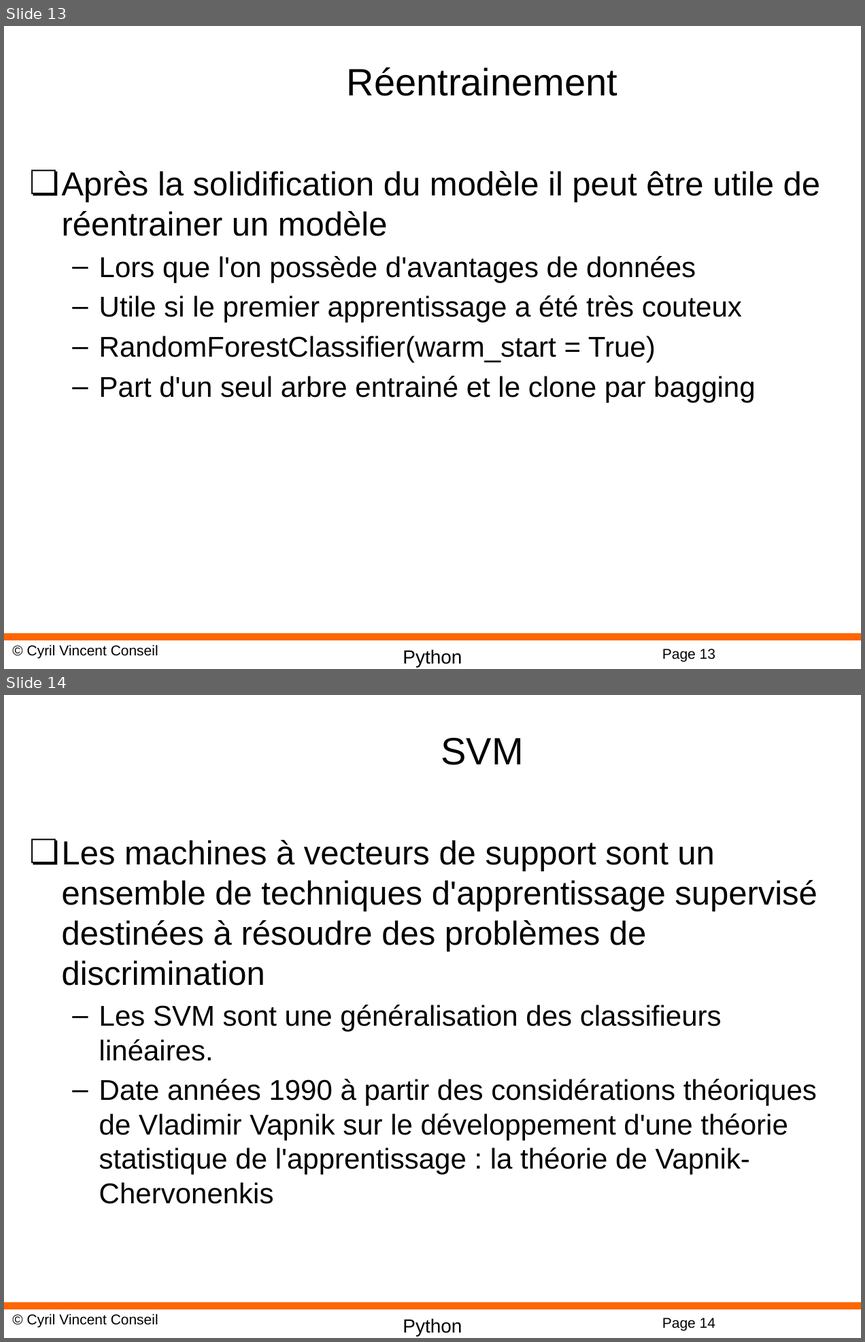
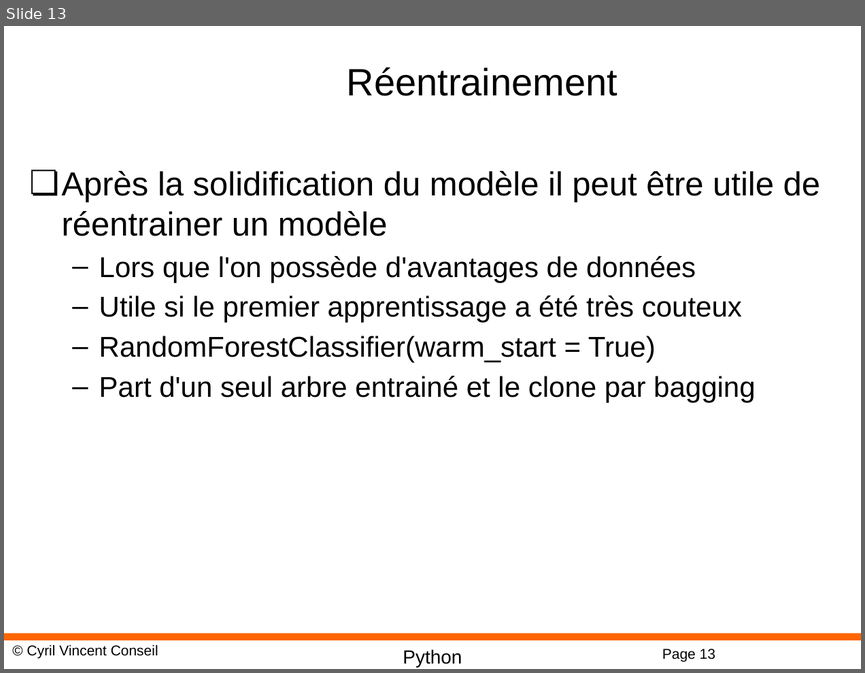
Before and after one commit to cyrilvincent/ML, a slide deck: PPT/MachineLearning15-RandomForest.pptx. Shown one above the other, each under a label of ours: slides 13 and 14 before the commit, slide 13 after it. The pictures are 865x1342 and 865x673 pixels, drawn with LibreOffice and Linux fonts; fonts in the diff are those of the drawing; background and template pictures are left out. Boxes give left, top, right and bottom in pixels: in the first picture for what was removed or moved away, otherwise in the second. Text is boxed around its words. In the diff, an @@ line names an element or a change of style, - is before the commit and + after.

```diff
--- a/PPT/MachineLearning15-RandomForest.pptx
+++ b/PPT/MachineLearning15-RandomForest.pptx
@@ slide 14 removed at (x1=4, y1=695, x2=861, y2=1338), background #FFFFFF; not listed: 4 template elements that a slide beside it also shows @@
@@ title removed at (x1=441, y1=738, x2=523, y2=765) @@
-SVM
@@ text removed at (x1=62, y1=840, x2=817, y2=1204) @@
-❏ Les machines à vecteurs de support sont un ensemble de techniques d'apprentissage supervisé destinées à résoudre des problèmes de discrimination
-  – Les SVM sont une généralisation des classifieurs linéaires.
-  – Date années 1990 à partir des considérations théoriques de Vladimir Vapnik sur le développement d'une théorie statistique de l'apprentissage : la théorie de Vapnik-Chervonenkis
```
Also in this commit, not shown: 3 other slides removed, 4 other files.
